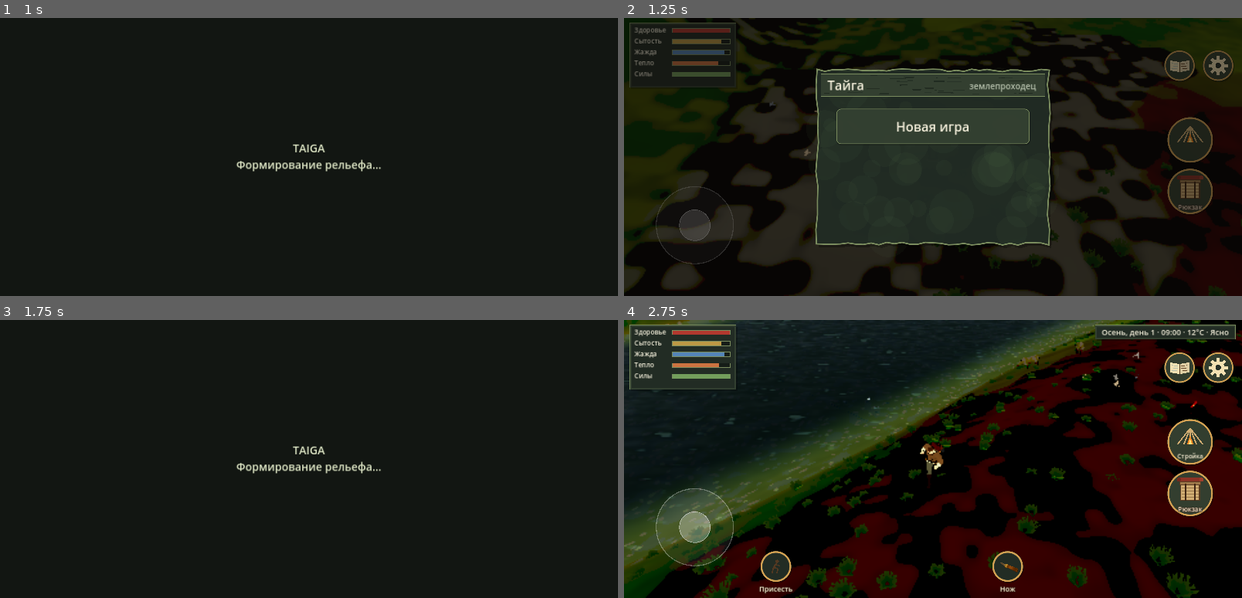
Above: before the commit, frames 1-4 (two rows, left to right).
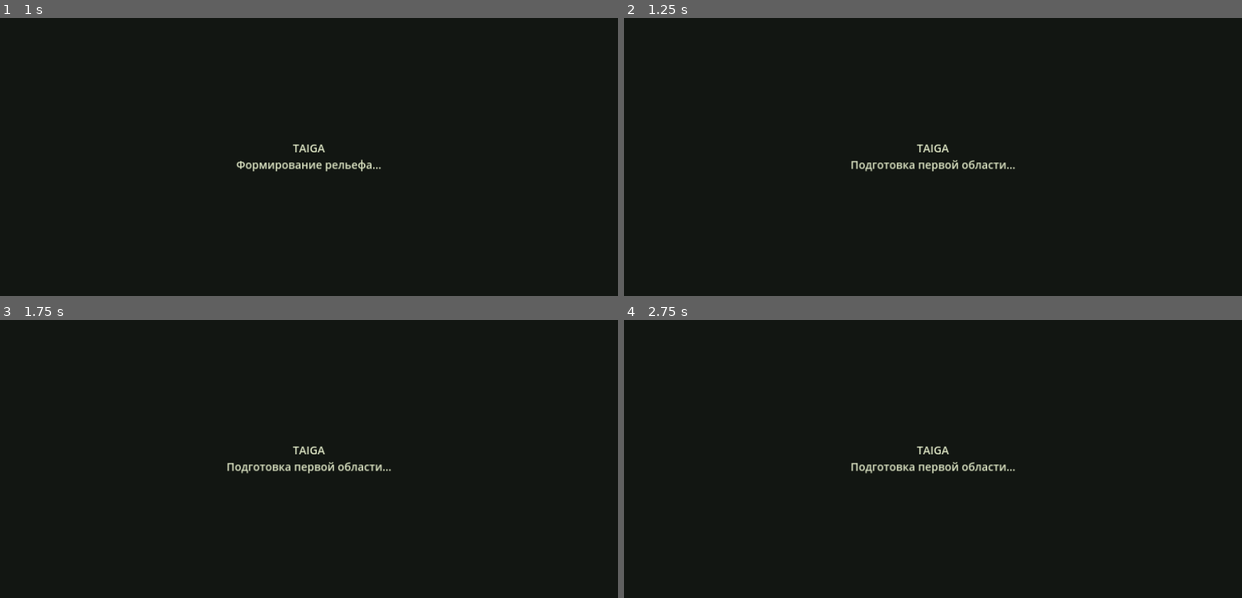
Above: after the commit, the same moments.

Repository: Masuku4129/Game
Game: Godot game, scene res://scenes/main.tscn
The game is run twice, just before and just after one commit, with the same random seed, the same clock (stepped at 60 frames per second) and the same inputs.
Inputs (mouse positions are in pixels of both pictures, inside the frame that each line leads up to):
- Up to frame 1 (1 s): tap Enter at 0.5 s; move the mouse to (444, 143) at 0.52 s; tap K at 0.6 s; click (444, 143) at 0.67 s
- Up to frame 2 (1.25 s): no input
- Up to frame 3 (1.75 s): click (309, 428) at 1.25 s, where only the run before the commit has a clickable "Новая игра"
- Up to frame 4 (2.75 s): tap Space at 2 s; drag from (809, 472) to (902, 514) at 2.02 s

Frame 1 is identical in both runs. In frame 2, 20% of the frame differs, in the area x 0-99%, y 1-89%; in frame 3, 0.5%; in frame 4, 41%, in the area x 0-100%, y 0-100%.
Error before the commit: Invalid call. Nonexistent 'bool' constructor. (res://scripts/hunt.gd:90)
Error after the commit: Parse Error: Could not preload resource script "res://scripts/animal.gd". (res://scripts/animals.gd:4)

Commit message:
Cache animal steering origin terrain and weather inputs

Diff:
--- a/game/scripts/animal.gd
+++ b/game/scripts/animal.gd
@@ -920,6 +920,15 @@
 		# лося или медведя выбирать узкий проход, в который корпус физически не помещается.
 		var body_len: float = float(parts.get("L", 1.0))
 		var probe_len := maxf(1.25, minf(5.2, maxf(maxf(step_len * 7.0, to.length() * 0.12), body_len * 0.78)))
+		# Cache origin terrain and weather inputs for the candidate sweep.
+		var current_ground: float = main.grid_height(position.x, position.z)
+		var current_bog: float = main.swamp_depth_at(position.x, position.z) if main.has_method("swamp_depth_at") else 0.0
+		var shelter_factor := 0.0
+		var shelter_need: float = 0.22 if kind in ["squirrel", "hare", "roe", "deer", "muskdeer"] else 0.12
+		if main.weather != null:
+			var cold_factor: float = clampf((-float(main.weather.temp) + 2.0) / 18.0, 0.0, 1.0)
+			var wind_factor: float = clampf((float(main.weather.wind) - 0.75) / 1.6, 0.0, 1.0)
+			shelter_factor = cold_factor * wind_factor
 		# Nearby animal spacing prevents crowding/overlap during otherwise obstacle-safe
 		# steering, while allowing members of the same herd to stay comparatively close.
 		var neighbors: Array = mgr.near(position, maxf(3.0, body_len * 1.8)) if mgr != null else []
@@ -937,7 +946,6 @@
 			# Prefer stable, dry footing when several routes are equally viable.
 			# This reduces animals skirting sharp rock ledges and entering deep bog
 			# pockets that pass endpoint checks but are poor corridors for their bodies.
-			var current_ground: float = main.grid_height(position.x, position.z)
 			var probe_ground: float = main.grid_height(probe.x, probe.z)
 			var ground_delta: float = absf(probe_ground - current_ground)
 			score -= minf(1.0, ground_delta / maxf(0.25, step_len + 0.25)) * 0.18
@@ -945,19 +953,13 @@
 			score -= minf(1.0, probe_water / 0.5) * 0.28
 			if main.has_method("swamp_depth_at"):
 				var probe_bog: float = main.swamp_depth_at(probe.x, probe.z)
-				var current_bog: float = main.swamp_depth_at(position.x, position.z)
 				if probe_bog > current_bog + 0.04:
 					score -= minf(1.0, probe_bog / 0.9) * 0.32
 			# During harsh cold and gusts, steering also weighs nearby canopy cover,
 			# helping wildlife route toward sheltered forest instead of exposed ridges.
-			if main.weather != null:
-				var cold_factor: float = clampf((-float(main.weather.temp) + 2.0) / 18.0, 0.0, 1.0)
-				var wind_factor: float = clampf((float(main.weather.wind) - 0.75) / 1.6, 0.0, 1.0)
-				var shelter_factor: float = cold_factor * wind_factor
-				if shelter_factor > 0.05:
-					var route_forest: float = clampf(float(main.forest_density(probe.x, probe.z)), 0.0, 1.0)
-					var ridge_exposure: float = clampf((probe_ground - main.WATER_Y - 8.0) / 20.0, 0.0, 1.0)
-					var shelter_need: float = 0.22 if kind in ["squirrel", "hare", "roe", "deer", "muskdeer"] else 0.12
+			if shelter_factor > 0.05:
+				var route_forest: float = clampf(float(main.forest_density(probe.x, probe.z)), 0.0, 1.0)
+				var ridge_exposure: float = clampf((probe_ground - main.WATER_Y - 8.0) / 20.0, 0.0, 1.0)
 					score += (route_forest * shelter_need - ridge_exposure * shelter_need) * shelter_factor
 			for other in neighbors:
 				if other == self or other.dead or other.state == "inlodge":
